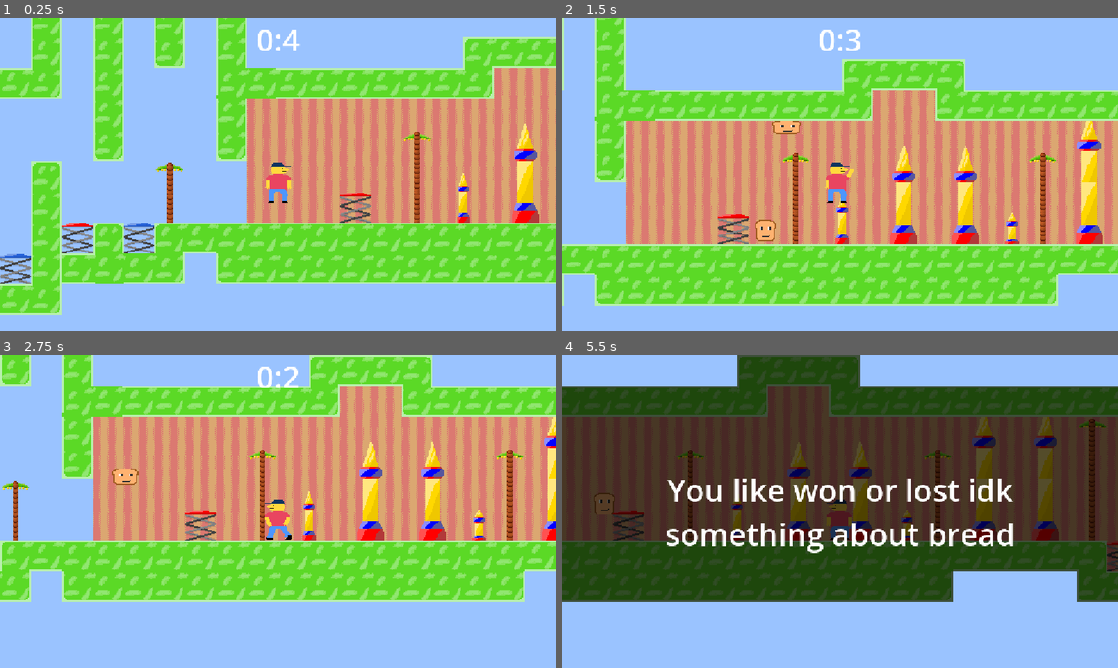
Above: before the commit, frames 1-4 (two rows, left to right).
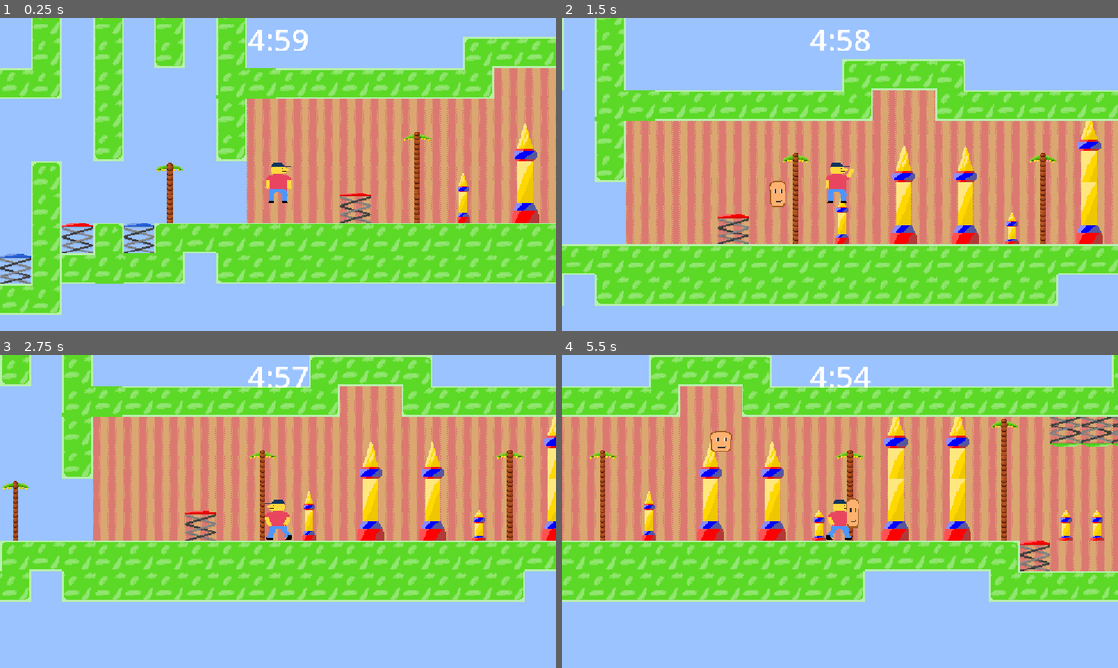
Above: after the commit, the same moments.

Repository: ropva/haven-game
Game: Godot game, scene res://scenes/main.tscn
Same seed, same stepped clock (60 frames per second), same inputs: the game is played once before the commit and once after it.
Inputs:
- Up to frame 1 (0.25 s): no input
- Up to frame 2 (1.5 s): tap Enter (ui_accept) at 0.5, 0.77 s; hold F (shoot) 0.53-1.28 s; hold Right (ui_right) from 0.53 s (still down); tap F (shoot) at 1.35 s
- Up to frame 3 (2.75 s): tap Enter (ui_accept) at 1.52 s; release Right (ui_right) at 2.03 s; hold Left (ui_left) from 2.03 s (still down); hold F (shoot) from 2.03 s (still down)
- Up to frame 4 (5.5 s): release Left (ui_left) at 2.78 s; release F (shoot) at 2.78 s; hold Right (ui_right) 2.78-4.28 s; tap F (shoot) at 2.85, 4.35 s; tap Enter (ui_accept) at 3.02, 3.77, 4.52 s; hold F (shoot) 3.53-4.28 s; hold Left (ui_left) 4.28-5.03 s; hold Right (ui_right) from 5.03 s (still down); hold F (shoot) from 5.03 s (still down)

The runs differ from the first frame. In frame 1, 0.3% of the frame differs, in the area x 44-56%, y 3-11%; in frame 2, 1.0%; in frame 3, 0.5%; in frame 4, 72%, in the area x 0-100%, y 0-79%.

Commit message:
hg

Diff:
--- a/scenes/bread.gd
+++ b/scenes/bread.gd
@@ -11,8 +11,7 @@
 
 # Called when the node enters the scene tree for the first time.
 func _ready() -> void:
-	direction = Vector2(0.5, -1.5)
-
+	pass
 
 # Called every frame. 'delta' is the elapsed time since the previous frame.
 func _physics_process(delta: float) -> void:
--- a/scenes/main.gd
+++ b/scenes/main.gd
@@ -1,6 +1,6 @@
 extends Node2D
 # In seconds
-var timer = 5
+var timer = 5 * 60
 
 # Called when the node enters the scene tree for the first time.
 func _ready() -> void:
--- a/scenes/player.gd
+++ b/scenes/player.gd
@@ -61,7 +61,8 @@
 	var new_bread: CharacterBody2D = BREAD.instantiate()
 	new_bread.tile_map_layer = tile_map_layer
 	shoot_bread.emit(new_bread)
-	new_bread.global_position = global_position + Vector2()
+	new_bread.global_position = Vector2(global_position )+(Vector2(3,3) * (1 if ($sprite.flip_h) else -1))
+	new_bread.direction = (Vector2(1*(1 if ($sprite.flip_h) else -1),1))
 	$sprite.play("shoot")
 	$sprite.animation_looped.connect(
 		func():
